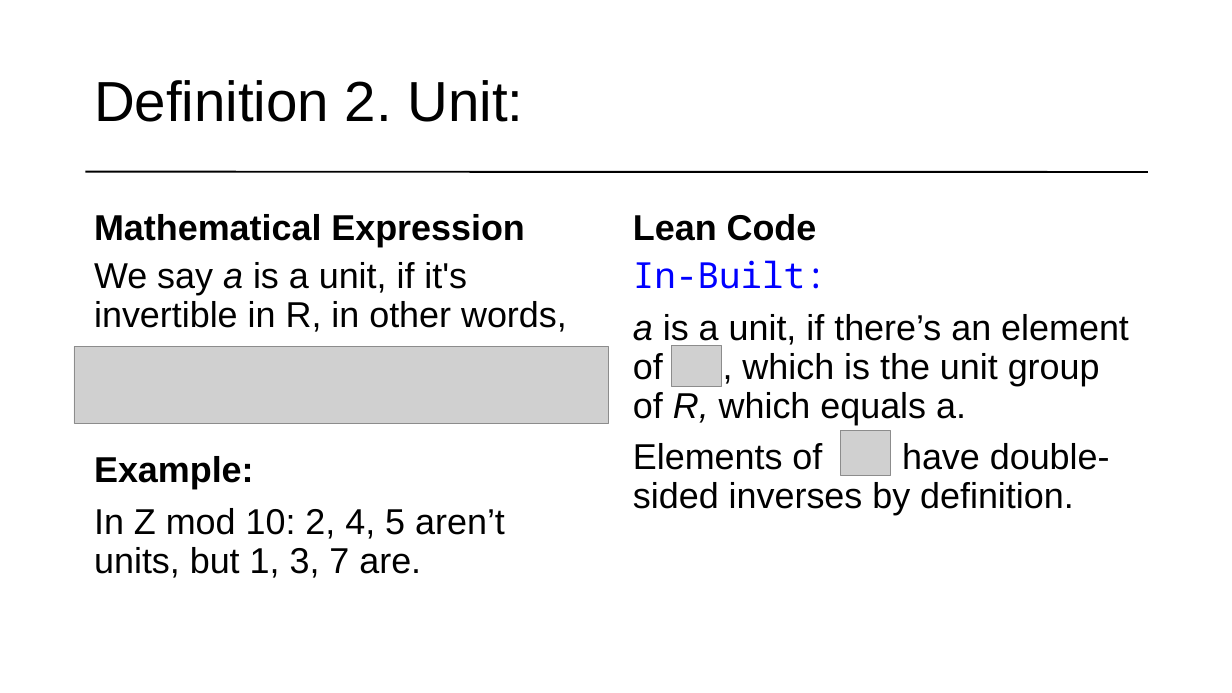
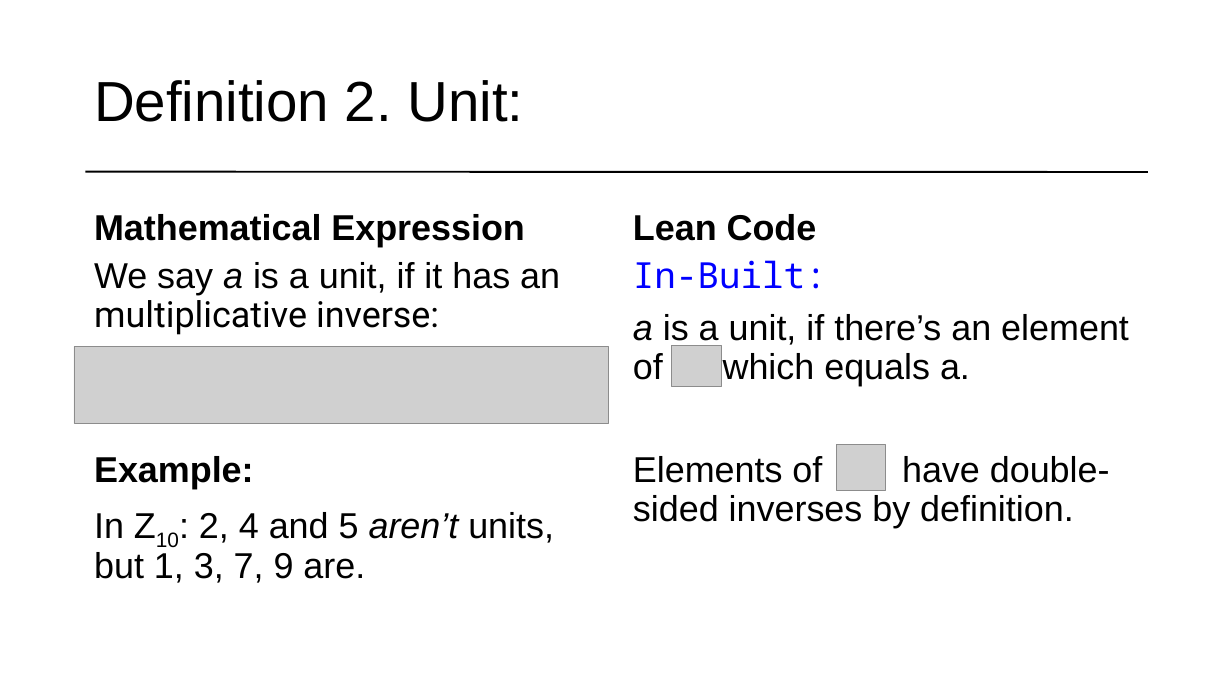
Before and after one commit to matematiflo/CompAssistedMath2024, a slide deck: slide 4 of Lean/Projects/06. Divisibility in rings (Algebra 1)/powerpoint/Lean Präsentation version 08.07.pptx. Drawn at 1232x693 pixels with LibreOffice and Linux fonts; fonts in the diff are those of the drawing; grey boxes stand for pictures. Boxes give left, top, right and bottom in pixels: in the first picture for what was removed or moved away, otherwise in the second. Text is boxed around its words. In the diff, an @@ line names an element or a change of style, - is before the commit and + after.

```diff
--- a/Lean/Projects/06. Divisibility in rings (Algebra 1)/powerpoint/Lean Präsentation version 08.07.pptx
+++ b/Lean/Projects/06. Divisibility in rings (Algebra 1)/powerpoint/Lean Präsentation version 08.07.pptx
@@ text at [94, 262, 560, 335]: text changed @@
-We say a is a unit, if it's invertible in R, in other words,
+We say a is a unit, if it has an multiplicative inverse:
@@ text at [633, 314, 1129, 386]: text changed @@
-a is a unit, if there’s an element of , which is the unit group of R, which equals a.
+a is a unit, if there’s an element of which equals a.
@@ picture: place and size @@
-picture at [841, 431, 890, 476]
+picture at [836, 445, 885, 490]
@@ text at [94, 512, 554, 583]: text changed @@
-In Z mod 10: 2, 4, 5 aren’t units, but 1, 3, 7 are.
+In Z10: 2, 4 and 5 aren’t units, but 1, 3, 7, 9 are.
```
Also in this commit, not shown: 8 other slides changed, 2 other files.
